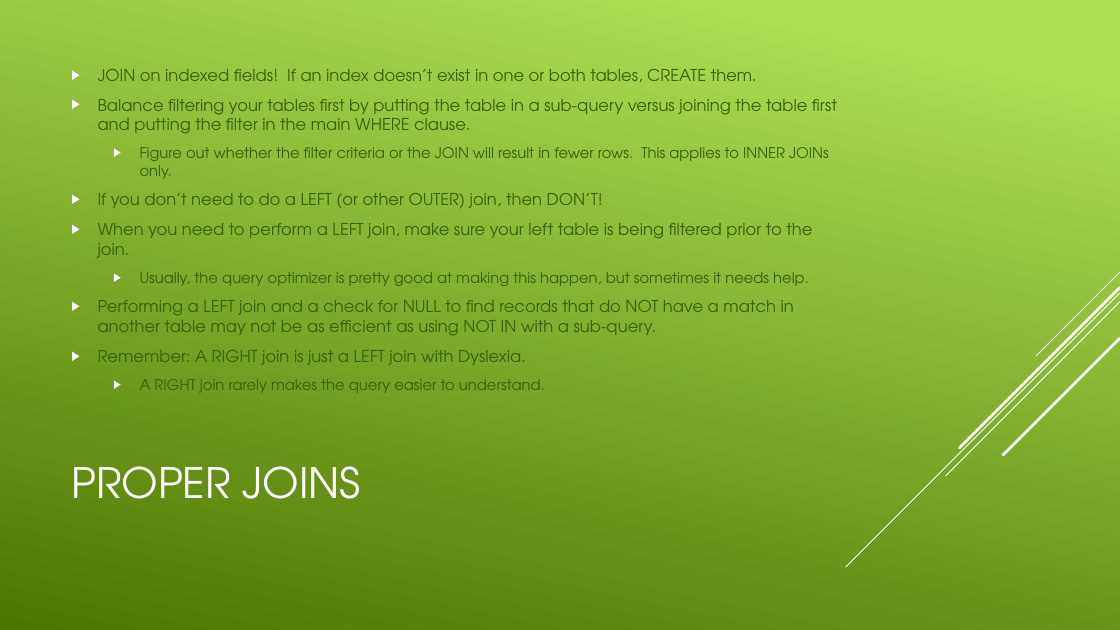
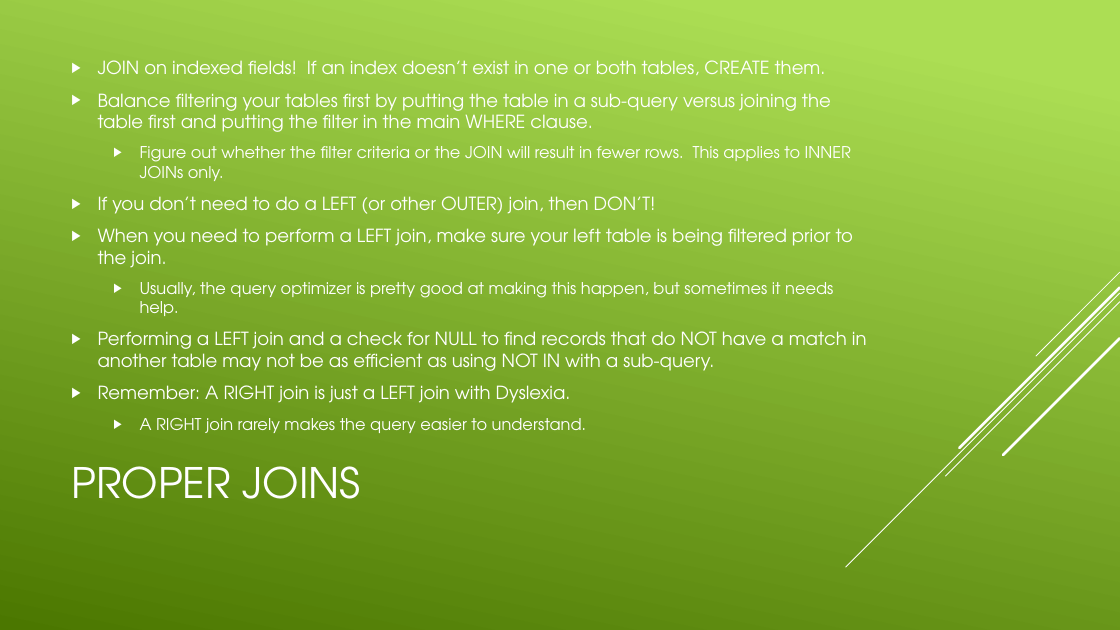
Before and after one commit to CodePro-JHenry/SQLOptimize, a slide deck: slide 22 of Presentations/Week 1.pptx. Drawn at 1120x630 pixels with LibreOffice and Linux fonts; fonts in the diff are those of the drawing. Boxes give left, top, right and bottom in pixels: in the first picture for what was removed or moved away, otherwise in the second. Text is boxed around its words. In the diff, an @@ line names an element or a change of style, - is before the commit and + after.

```diff
--- a/Presentations/Week 1.pptx
+++ b/Presentations/Week 1.pptx
@@ text "JOIN on indexed fields! If ..." at (x1=98, y1=60, x2=867, y2=433): size 14 to 15.5 pt in "JOIN on indexed fields! If an index ...", "Balance filtering your tables first by putting ...", "If you don’t need to do a ...", "When you need to perform a LEFT ..." and 2 more places; text colour #3E5E08 to #FFFFFF; size 12.6 to 13.9 pt in "Figure out whether the filter criteria or ...", "Usually, the query optimizer is pretty good ...", "A RIGHT join rarely makes the query ..." @@
```
Also in this commit, not shown: 23 other slides changed, 24 other files.
